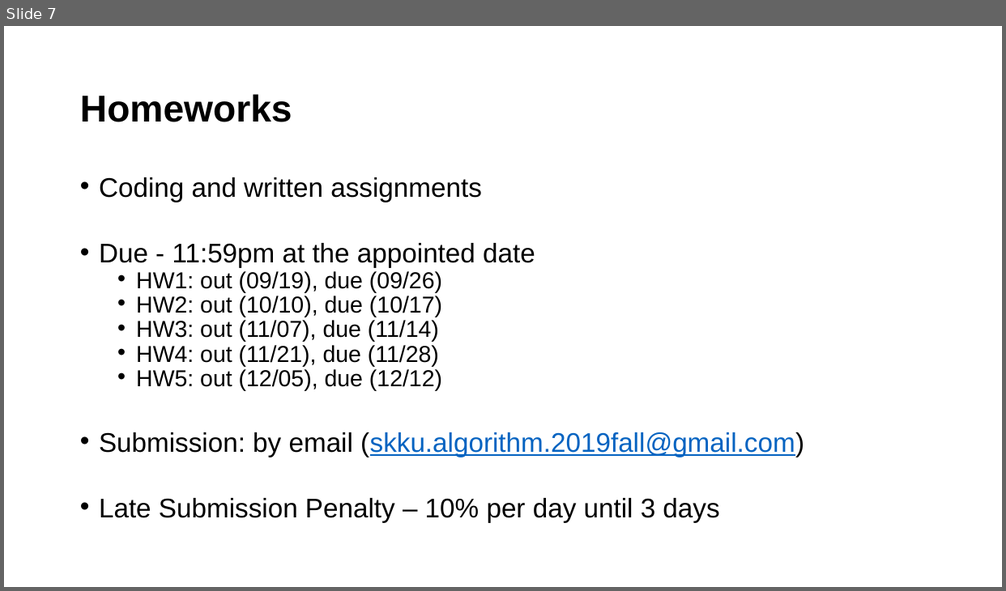
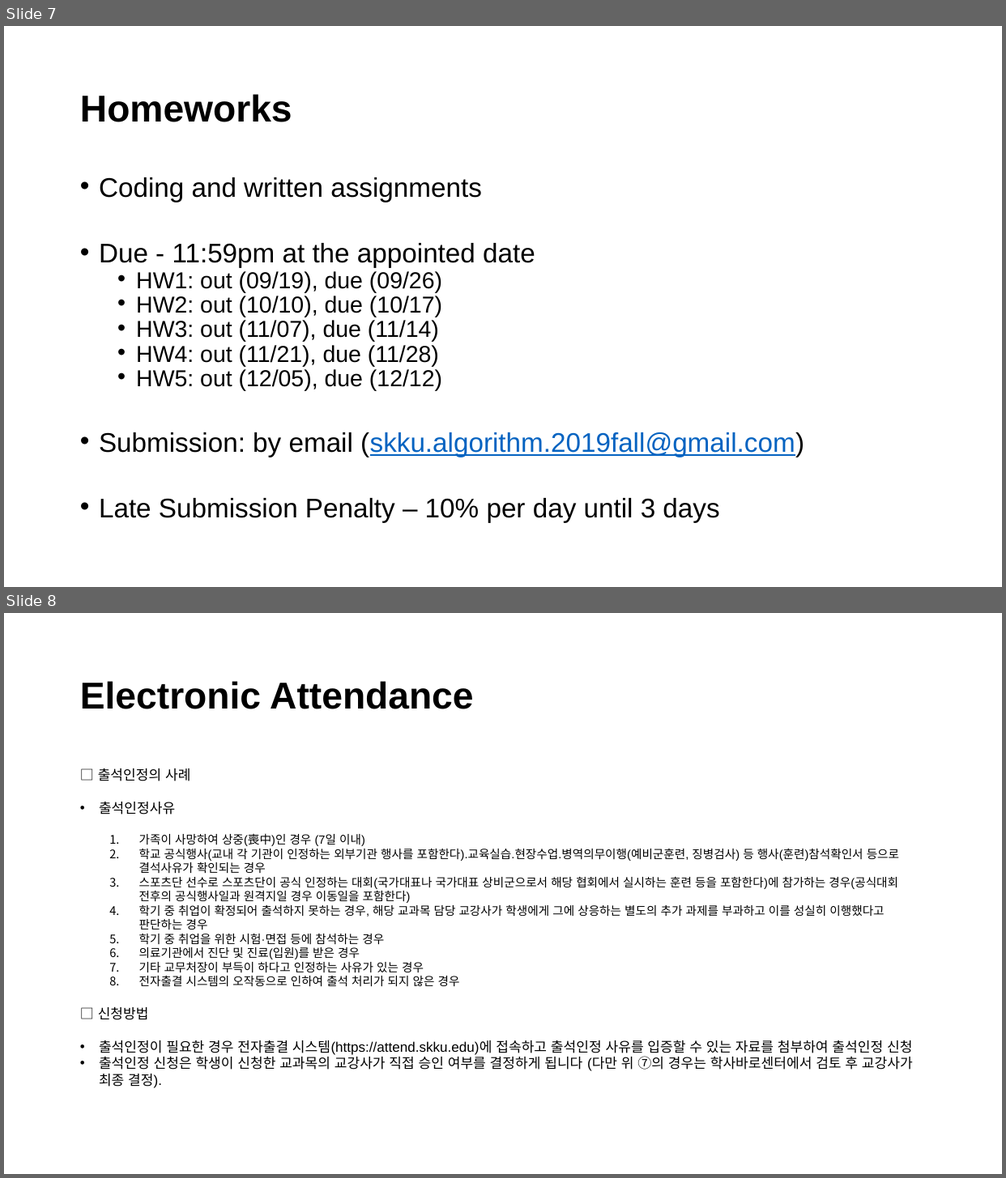
Before and after one commit to mlailab-skku/mlailab-skku.github.io, a slide deck: files/Introduction.pptm. Shown one above the other, each under a label of ours: slide 7 before the commit, slides 7 and 8 after it. The pictures are 1006x591 and 1006x1178 pixels, drawn with LibreOffice and Linux fonts; fonts in the diff are those of the drawing. Boxes give left, top, right and bottom in pixels: in the first picture for what was removed or moved away, otherwise in the second. Text is boxed around its words. In the diff, an @@ line names an element or a change of style, - is before the commit and + after.

```diff
--- a/files/Introduction.pptm
+++ b/files/Introduction.pptm
@@ slide 8 added at box(4, 613, 1002, 1174), background #FFFFFF @@
@@ title added at box(80, 681, 473, 709), 36 pt, text #000000, bold @@
+Electronic Attendance
@@ text added at box(98, 768, 913, 1088), 11.4 pt, text #000000 @@
+□ 출석인정의 사례
+• 출석인정사유
+  1. 가족이 사망하여 상중(喪中)인 경우 (7일 이내)
+  2. 학교 공식행사(교내 각 기관이 인정하는 외부기관 행사를 포함한다).교육실습.현장수업.병역의무이행(예비군훈련, 징병검사) 등 행사(훈련)참석확인서 등으로 결석사유가 확인되는 경우
+  3. 스포츠단 선수로 스포츠단이 공식 인정하는 대회(국가대표나 국가대표 상비군으로서 해당 협회에서 실시하는 훈련 등을 포함한다)에 참가하는 경우(공식대회 전후의 공식행사일과 원격지일 경우 이동일을 포함한다)
+  4. 학기 중 취업이 확정되어 출석하지 못하는 경우, 해당 교과목 담당 교강사가 학생에게 그에 상응하는 별도의 추가 과제를 부과하고 이를 성실히 이행했다고 판단하는 경우
+  5. 학기 중 취업을 위한 시험·면접 등에 참석하는 경우
+  6. 의료기관에서 진단 및 진료(입원)를 받은 경우
+  7. 기타 교무처장이 부득이 하다고 인정하는 사유가 있는 경우
+  8. 전자출결 시스템의 오작동으로 인하여 출석 처리가 되지 않은 경우
+□ 신청방법
+• 출석인정이 필요한 경우 전자출결 시스템(https://attend.skku.edu)에 접속하고 출석인정 사유를 입증할 수 있는 자료를 첨부하여 출석인정 신청
+• 출석인정 신청은 학생이 신청한 교과목의 교강사가 직접 승인 여부를 결정하게 됩니다 (다만 위 ⑦의 경우는 학사바로센터에서 검토 후 교강사가 최종 결정).
```
Also in this commit, not shown: 1 slide changed, 1 other file.
